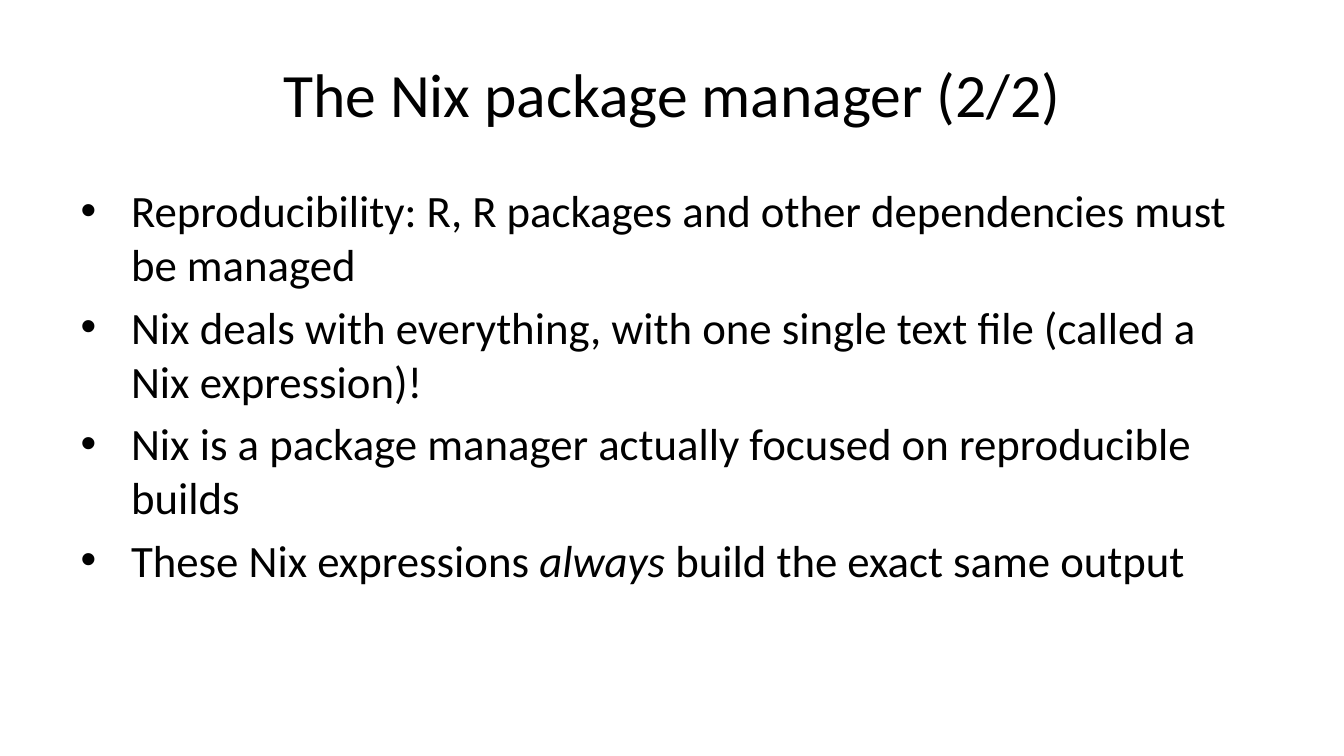
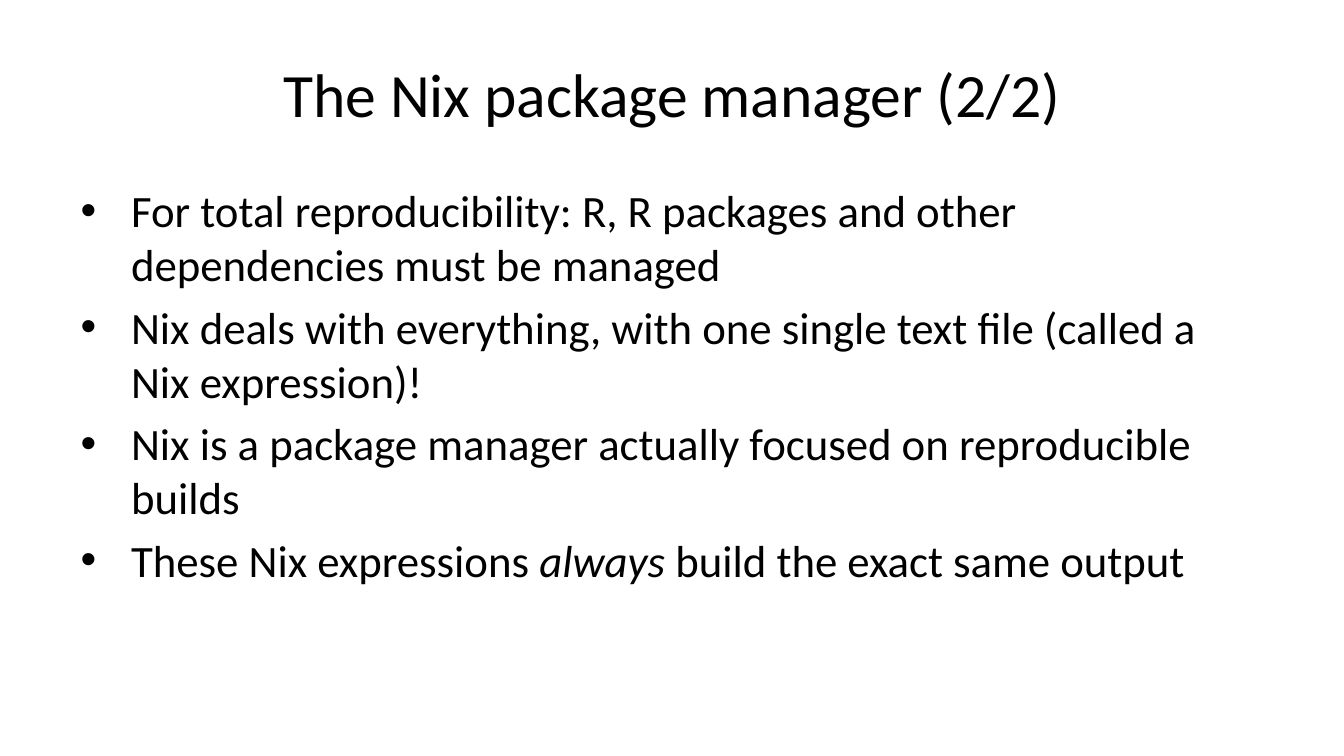
Before and after one commit to b-rodrigues/repro_basf, a slide deck: slide 22 of docs/index.pptx. Drawn at 1344x756 pixels with LibreOffice and Linux fonts; fonts in the diff are those of the drawing. Boxes give left, top, right and bottom in pixels: in the first picture for what was removed or moved away, otherwise in the second. Text is boxed around its words. In the diff, an @@ line names an element or a change of style, - is before the commit and + after.

```diff
--- a/docs/index.pptx
+++ b/docs/index.pptx
@@ text at box(131, 196, 1016, 289): text changed @@
-• Reproducibility: R, R packages and other dependencies must be managed
+• For total reproducibility: R, R packages and other dependencies must be managed
```
Also in this commit, not shown: 1 other slide changed, 12 other files.
